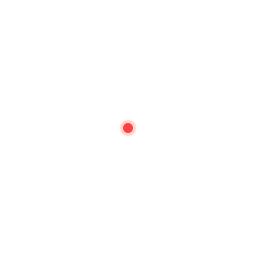
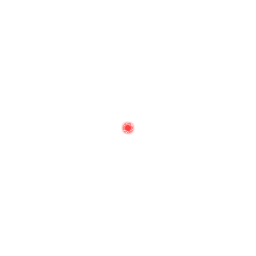
The second (256, 256) image is a revision of the first. Changes to its layers:
painted on "Ellipse 1" over [123, 123, 133, 133]
